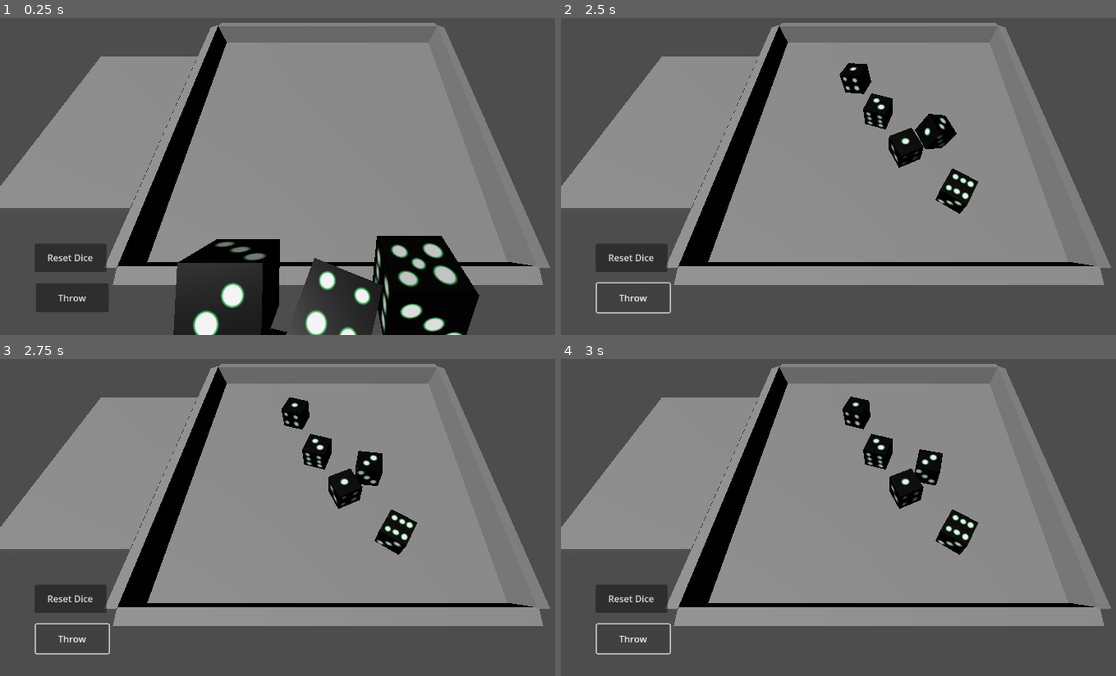
Above: before the commit, frames 1-4 (two rows, left to right).
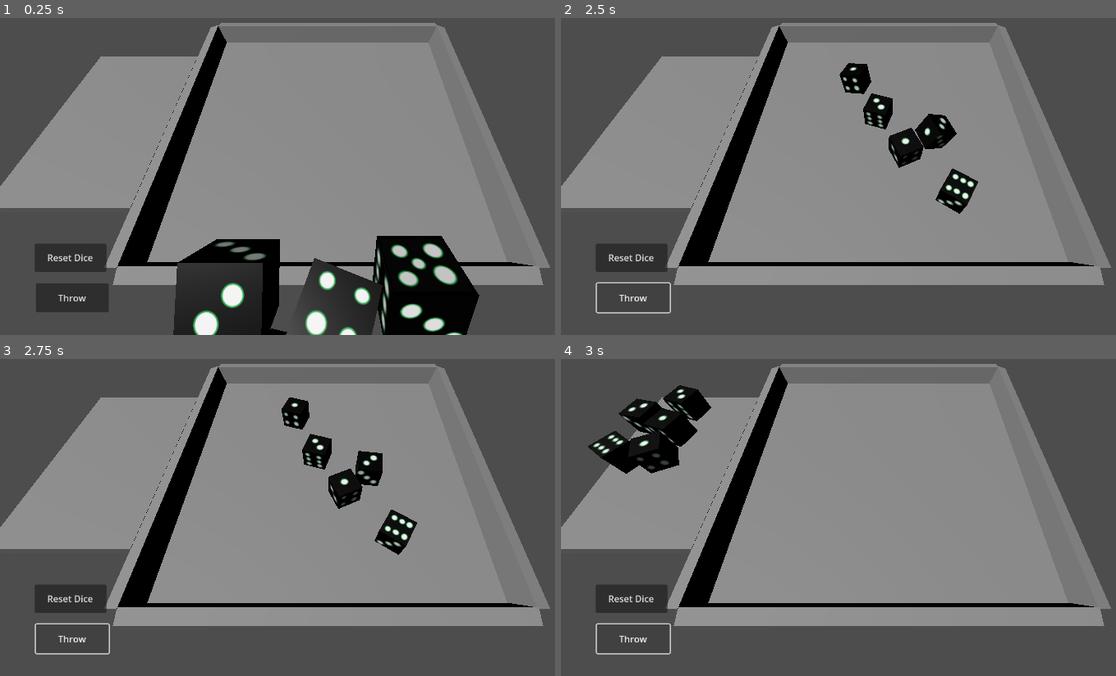
Above: after the commit, the same moments.

Repository: benesf418/deathDice
Game: Godot game, scene res://game.tscn
Two runs of this game, one before a commit and one after it. Both use one fixed random seed, a clock stepped at 60 frames per second and the inputs below.
Inputs:
- Up to frame 1 (0.25 s): no input
- Up to frame 2 (2.5 s): click "Reset Dice" at 0.5 s; click "Throw" at 1.25 s; click "Throw" at 2 s
- Up to frame 3 (2.75 s): no input
- Up to frame 4 (3 s): click "Throw" at 2.75 s

Frames 1-3 are identical in both runs. In frame 4, 5.6% of the frame differs, in the area x 4-76%, y 8-62%.

Commit message:
rework selecting dice for rethrow

Diff:
--- a/dice/dice.gd
+++ b/dice/dice.gd
@@ -2,6 +2,7 @@
 class_name Dice
 
 signal throw_finished
+signal reseted
 
 var freezable = false
 var starting_position: Vector3
@@ -33,9 +34,12 @@
 	if linear_velocity.length() + angular_velocity.length() < 0.05 and freezable and !freeze:
 		finish_throw()
 
-	if mouse_hover and Input.is_action_pressed("m_left_pressed") and resetable:
-		global_position = resting_position
-		is_rested = true
+	if mouse_hover and Input.is_action_just_released("m_left_pressed") and is_rested:
+		reset()
+
+func rest():
+	global_position = resting_position
+	is_rested = true
 
 func finish_throw():
 	freeze = true
@@ -69,6 +73,7 @@
 	resetable = false
 	throwable = true
 	is_rested = false
+	emit_signal('reseted', name)
 
 func throw(force:float = 1):
 	$throwTimer.start()
--- a/dice/dice.tscn
+++ b/dice/dice.tscn
@@ -1,7 +1,8 @@
-[gd_scene load_steps=9 format=3 uid="uid://is4yjy3kgv7x"]
+[gd_scene load_steps=12 format=3 uid="uid://is4yjy3kgv7x"]
 
 [ext_resource type="Script" path="res://dice/dice.gd" id="1_btlhy"]
 [ext_resource type="Texture2D" uid="uid://do4ek0brirpsq" path="res://dice/kostka_kostka.png" id="2_uvpaf"]
+[ext_resource type="Shader" path="res://dice/select.gdshader" id="3_natob"]
 
 [sub_resource type="PhysicsMaterial" id="PhysicsMaterial_xgtw6"]
 friction = 0.45
@@ -97,6 +98,14 @@
 [sub_resource type="BoxShape3D" id="BoxShape3D_kcs2v"]
 size = Vector3(2.01203, 2.00549, 2.00763)
 
+[sub_resource type="ShaderMaterial" id="ShaderMaterial_8wxiq"]
+render_priority = 0
+shader = ExtResource("3_natob")
+
+[sub_resource type="BoxMesh" id="BoxMesh_65w16"]
+material = SubResource("ShaderMaterial_8wxiq")
+size = Vector3(2.1, 2.1, 2.1)
+
 [node name="dice" type="RigidBody3D"]
 physics_material_override = SubResource("PhysicsMaterial_xgtw6")
 gravity_scale = 5.0
@@ -154,6 +163,10 @@
 collide_with_areas = true
 collide_with_bodies = false
 
+[node name="SelectEffect" type="MeshInstance3D" parent="."]
+visible = false
+mesh = SubResource("BoxMesh_65w16")
+
 [connection signal="mouse_entered" from="." to="." method="_on_mouse_entered"]
 [connection signal="mouse_exited" from="." to="." method="_on_mouse_exited"]
 [connection signal="timeout" from="throwTimer" to="." method="_on_throw_timer_timeout"]
--- /dev/null
+++ b/dice/select.gdshader
@@ -0,0 +1,6 @@
+shader_type spatial;
+
+void fragment() {
+	ALBEDO = vec3(0.6f, 0.4f, 0.);
+	ALPHA = 0.1f;
+}
--- a/dice_set/dice_set.gd
+++ b/dice_set/dice_set.gd
@@ -14,7 +14,8 @@
 	for dice in $dice.get_children():
 		dice_list.push_back(dice)
 		dice_values[dice.name] = -1
-		dice.throw_finished.connect(dice_throw_finished)
+		dice.throw_finished.connect(on_dice_throw_finished)
+		dice.reseted.connect(on_dice_reseted)
 
 func set_board(board:Board):
 	var dice_index = 0
@@ -68,10 +69,14 @@
 		print(new_combo.compare(combo))
 	combo = new_combo
 
-#a dice calls this when it's throw finishes
-func dice_throw_finished(dice_name:String, value:int):
+func on_dice_throw_finished(dice_name:String, value:int):
 	dice_values[dice_name] = value
 	for key in dice_values.keys():
 		if  dice_values[key] == -1:
 			return
+	for dice in dice_list:
+		dice.rest()
 	get_throw_combo()
+
+func on_dice_reseted(dice_name:String):
+	dice_values[dice_name] = -1
